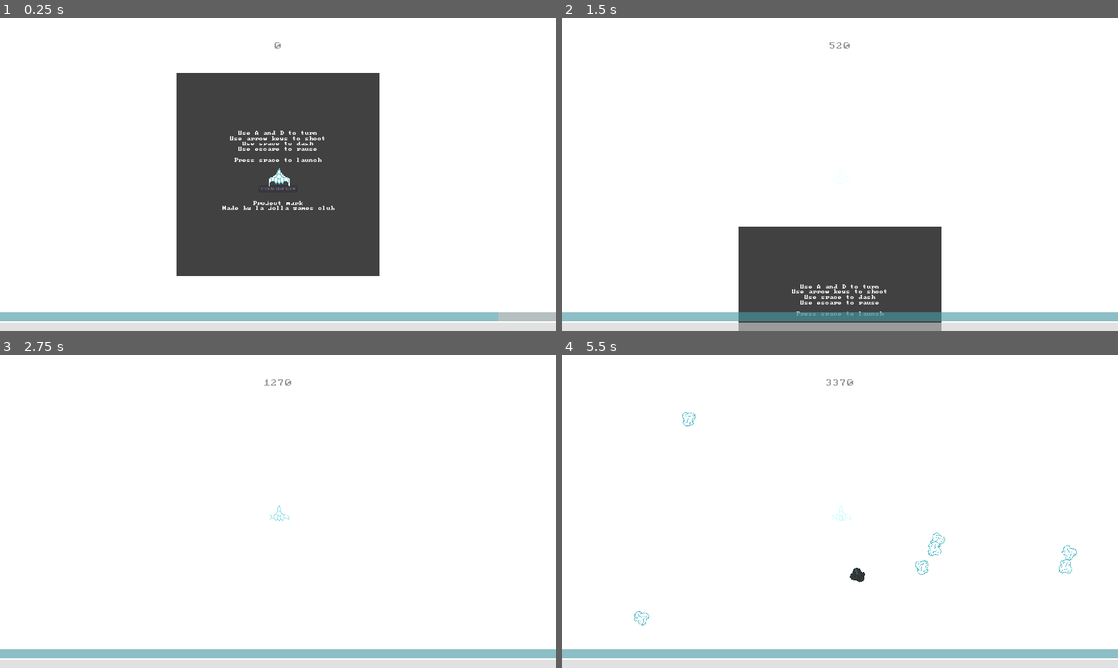
Above: before the commit, frames 1-4 (two rows, left to right).
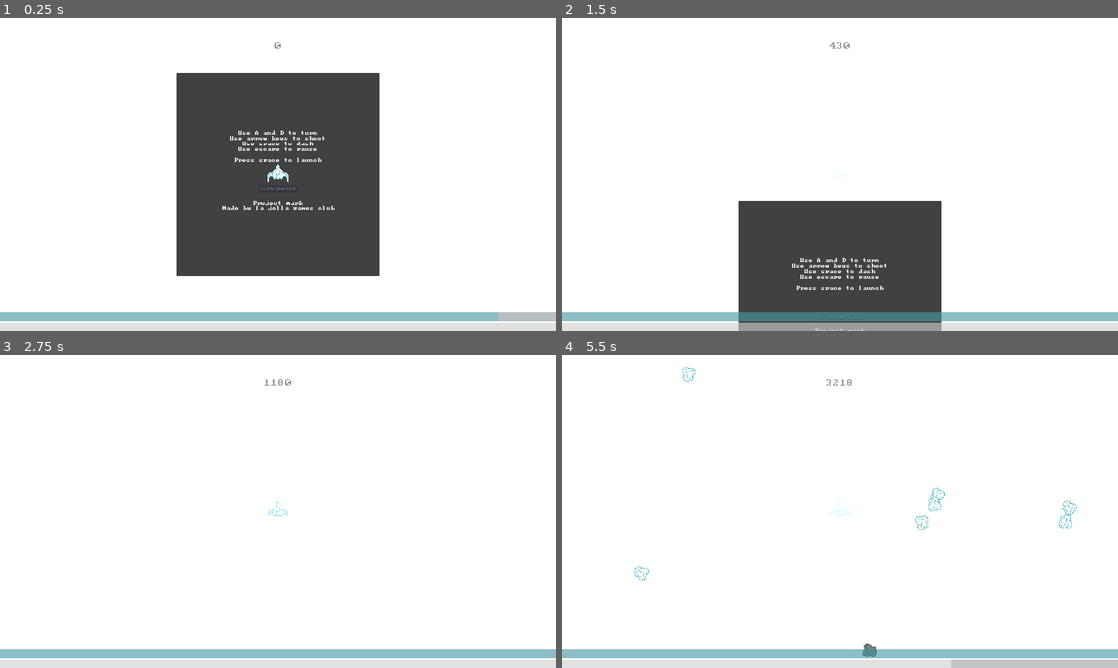
Above: after the commit, the same moments.

Repository: lajollagamesclub/project-mark
Game: Godot game, scene res://Main.tscn
The game is run twice, just before and just after one commit, with the same random seed, the same clock (stepped at 60 frames per second) and the same inputs. The engine's default icon, where the game draws it, is replaced by a stand-in: a white triangle on a blue panel in a dark square.
Inputs:
- Up to frame 1 (0.25 s): no input
- Up to frame 2 (1.5 s): hold E (g_dash_right) 0.53-1.28 s; tap Space (g_dash) at 0.6, 1.35 s; hold S (g_down) from 1.28 s (still down)
- Up to frame 3 (2.75 s): release S (g_down) at 2.03 s; hold E (g_dash_right) from 2.03 s (still down); tap Space (g_dash) at 2.1 s
- Up to frame 4 (5.5 s): release E (g_dash_right) at 2.78 s; hold Up (g_fire_up) 2.78-3.53 s; tap Space (g_dash) every 0.75 s from 2.85 to 5.1 s; hold Q (g_dash_left) 3.53-5.03 s; hold S (g_down) from 5.03 s (still down)

The runs differ from the first frame. In frame 1, 0.1% of the frame differs, in the area x 48-53%, y 46-54%; in frame 2, 3.8%, in the area x 31-69%, y 7-100%; in frame 3, less than 0.1%; in frame 4, 1.4%.

Commit message:
Destroy asteroids when player runs into them

Diff:
--- a/src/Asteroid.gd
+++ b/src/Asteroid.gd
@@ -45,7 +45,14 @@
 
 func _physics_process(delta):
 	if player_node.global_position.distance_to(global_position) >= despawn_distance:
-		emit_signal("dead")
-		queue_free()
+		die()
 #	applied_force = (player_node.global_position - global_position).normalized()*800.0
 #	move_and_slide((player_node.global_position - global_position).normalized()*600.0)
+
+func die():
+	emit_signal("dead")
+	queue_free()
+
+func explode():
+	print("boom")
+	die()
--- /dev/null
+++ b/src/AsteroidDestroyer.gd
@@ -0,0 +1,8 @@
+extends Area2D
+
+signal bumped
+
+func _on_AsteroidDestroyer_body_entered(body):
+	if body.is_in_group("asteroids"):
+		emit_signal("bumped")
+		body.explode()
--- a/src/Player.tscn
+++ b/src/Player.tscn
@@ -6,9 +6,13 @@
 [ext_resource path="res://player-attack.wav" type="AudioStream" id=4]
 [ext_resource path="res://BulletSpawner.tscn" type="PackedScene" id=5]
 [ext_resource path="res://AutoAim.tscn" type="PackedScene" id=6]
+[ext_resource path="res://AsteroidDestroyer.gd" type="Script" id=7]
 
 [sub_resource type="CircleShape2D" id=1]
 radius = 234.117
+
+[sub_resource type="CircleShape2D" id=2]
+radius = 38.4415
 
 [node name="Player" type="KinematicBody2D" groups=[
 "player",
@@ -27,7 +31,7 @@
 [node name="Sprite" type="Sprite" parent="."]
 scale = Vector2( 2, 2 )
 texture = ExtResource( 2 )
-offset = Vector2( 2, 5.5 )
+offset = Vector2( -0.05, -2.154 )
 
 [node name="CollisionPolygon2D" type="CollisionPolygon2D" parent="."]
 polygon = PoolVector2Array( -36.0958, -0.766258, -0.421806, -31.2081, 35.7279, 0.185051, 35.7279, 9.93595, -36.0958, 9.4603 )
@@ -54,3 +58,11 @@
 [node name="BulletSpawner" parent="." instance=ExtResource( 5 )]
 
 [node name="AutoAim" parent="." instance=ExtResource( 6 )]
+
+[node name="AsteroidDestroyer" type="Area2D" parent="."]
+script = ExtResource( 7 )
+
+[node name="CollisionShape2D" type="CollisionShape2D" parent="AsteroidDestroyer"]
+shape = SubResource( 2 )
+[connection signal="body_entered" from="AsteroidDestroyer" to="AsteroidDestroyer" method="_on_AsteroidDestroyer_body_entered"]
+[connection signal="bumped" from="AsteroidDestroyer" to="." method="_on_AsteroidDestroyer_bumped"]
--- a/src/PlayerTurning.gd
+++ b/src/PlayerTurning.gd
@@ -11,7 +11,8 @@
 
 
 var dashing: bool = false
-onready var cur_speed: float = movement_speed
+onready var target_speed: float = movement_speed
+var cur_speed: float = 0.0
 var cur_dash_time: float = 0.0
 var cur_dash_cooldown_time: float = 0.0
 
@@ -51,13 +52,13 @@
 			$CollisionPolygon2D.disabled = false
 			cur_dash_time = 0.0
 			cur_dash_cooldown_time = 0.0
-			cur_speed = movement_speed
+			target_speed = movement_speed
 			dashing = false
 
 #	print(cur_dash_cooldown_time >= dash_cooldown_time)
 	if Input.is_action_just_pressed("g_dash") and not dashing and cur_dash_cooldown_time >= dash_cooldown_time:
 		$CollisionPolygon2D.disabled = true
-		cur_speed = dash_speed
+		target_speed = dash_speed
 		$Sprite.modulate.a = 0.5
 		dashing = true
 
@@ -84,7 +85,13 @@
 
 	rotation += float(horizontal)*deg2rad(rotational_speed)*delta
 	#move_and_slide(Vector2(0, -cur_speed).rotated(rotation), Vector2(), false, 1, 0.7, false)
+	cur_speed = lerp(cur_speed, target_speed, 0.1)
 	var movement_vector: Vector2 = Vector2(0, -cur_speed).rotated(rotation)*delta
 	is_on_wall = test_move(global_transform, movement_vector, false)
 	if not is_on_wall:
 		get_node("../World").global_position -= movement_vector
+
+
+func _on_AsteroidDestroyer_bumped():
+	cur_speed = 0.0
+	player_state.fuel -= min(30.0, player_state.fuel - 1.0)
Not shown: 1 places in src/Player.tscn that only renumber resources
